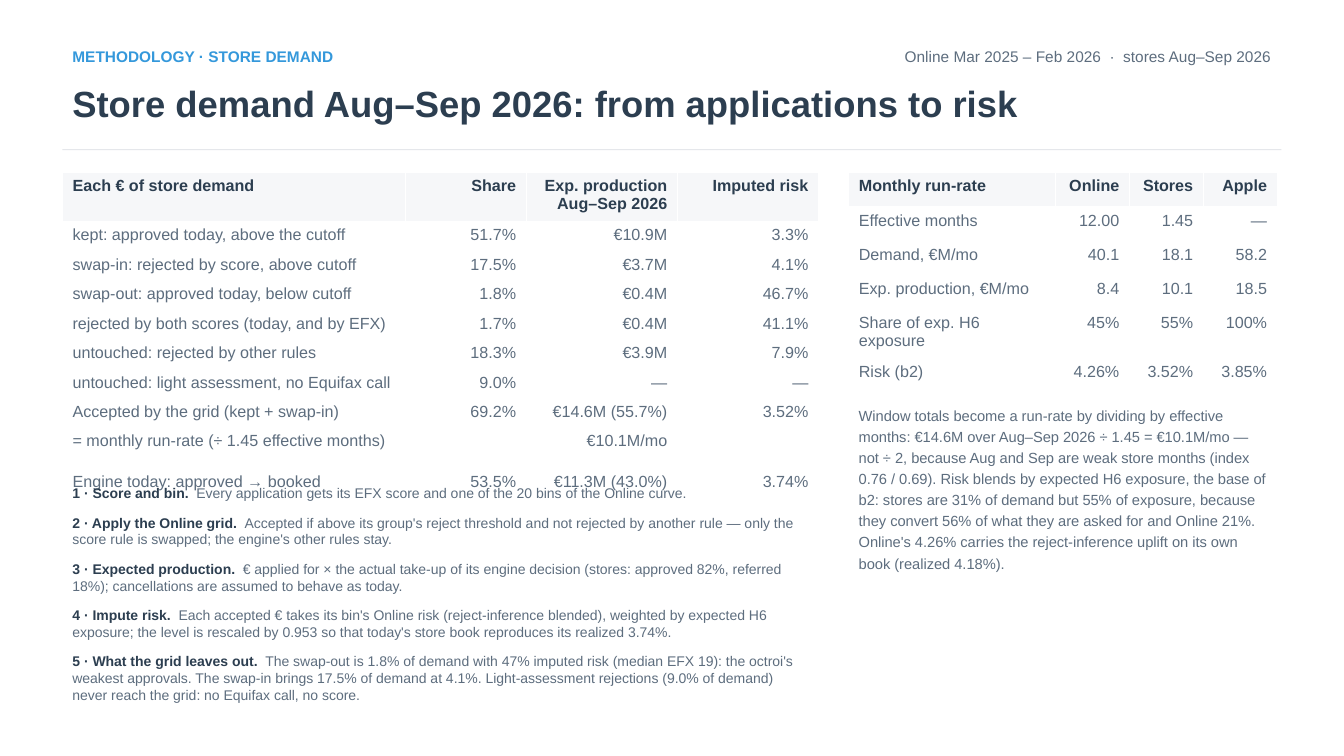
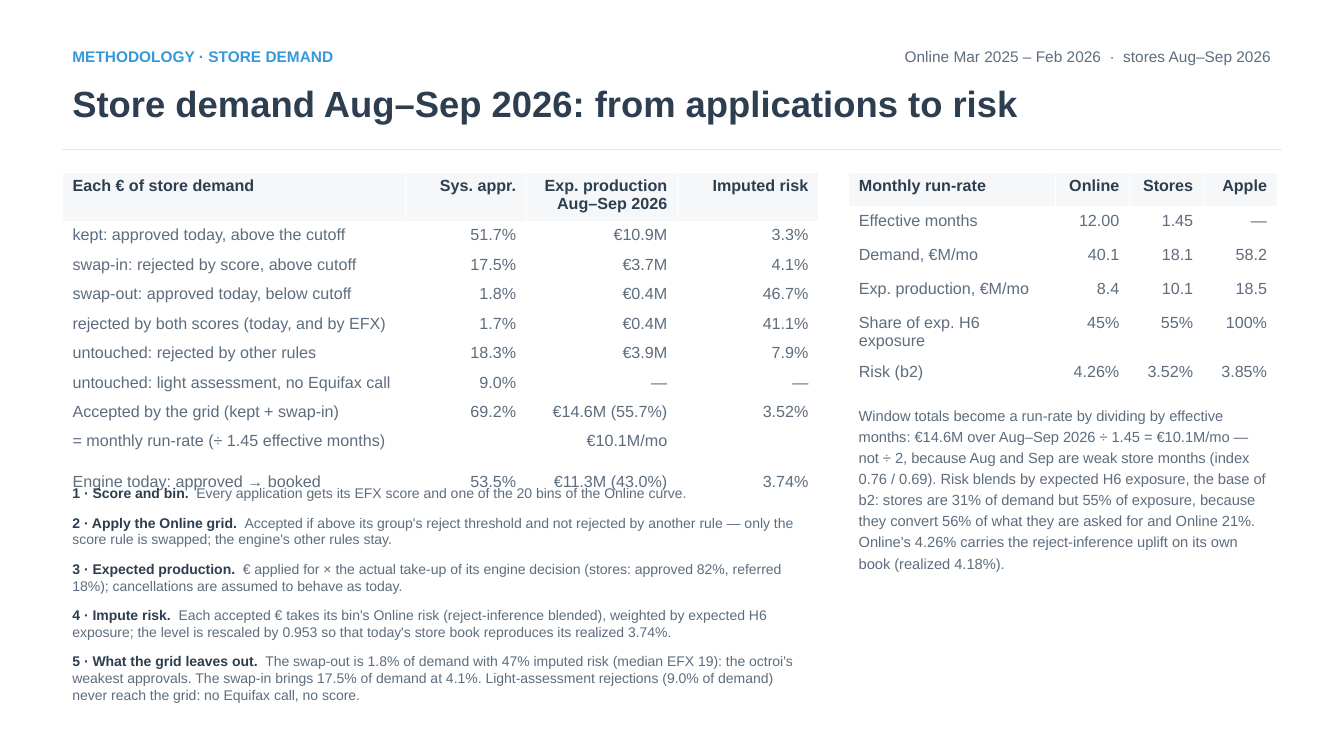
Before and after one commit to iocariz/scoring_tools, a slide deck: slide 11 of output/apple_deck/Apple_EFX_Study.pptx (slide 10 before the commit). Drawn at 1344x756 pixels with LibreOffice and Linux fonts; fonts in the diff are those of the drawing. Boxes give left, top, right and bottom in pixels: in the first picture for what was removed or moved away, otherwise in the second. Text is boxed around its words. In the diff, an @@ line names an element or a change of style, - is before the commit and + after.

```diff
--- a/output/apple_deck/Apple_EFX_Study.pptx
+++ b/output/apple_deck/Apple_EFX_Study.pptx
@@ table at <box>63,172,819,495</box> @@
-row 1, column 2: Share
+row 1, column 2: Sys. appr.
```
Also in this commit, not shown: 5 other slides changed, 1 slide added, 7 other files.
